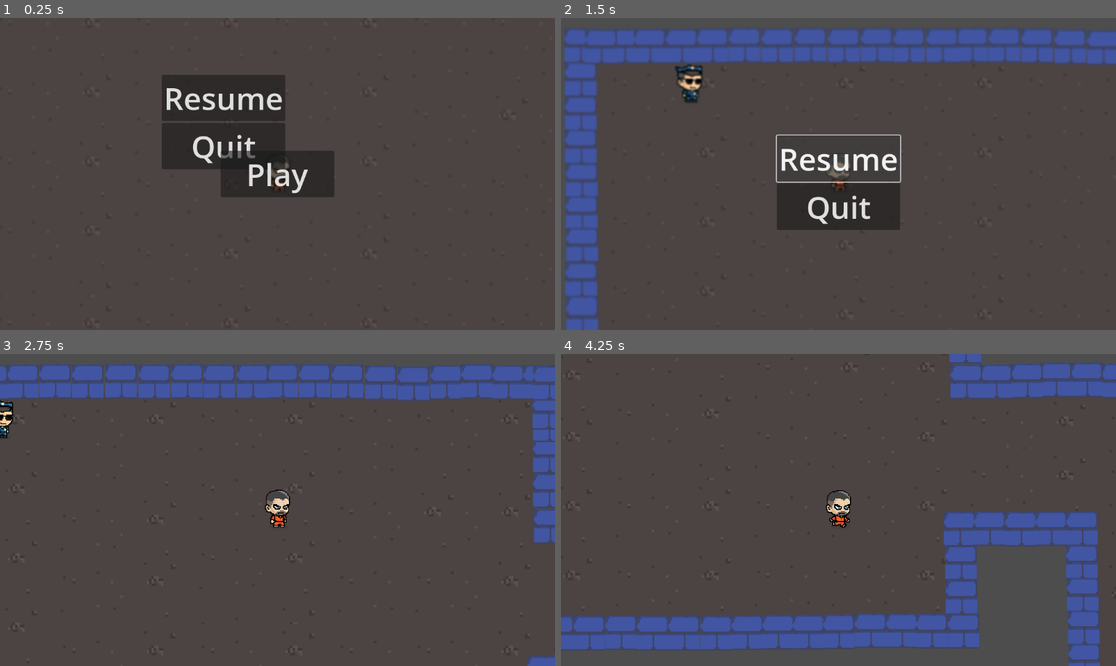
Above: before the commit, frames 1-4 (two rows, left to right).
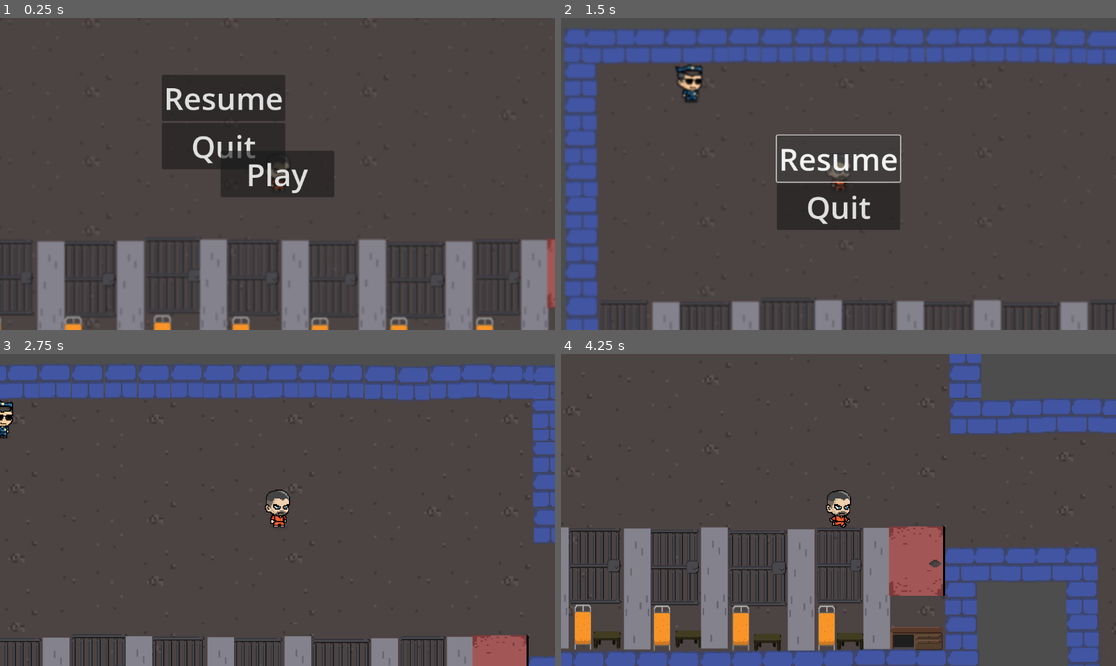
Above: after the commit, the same moments.

Repository: PrisonEscapeGame/main
Game: Godot game, scene res://main.tscn
The game is run twice, just before and just after one commit, with the same random seed, the same clock (stepped at 60 frames per second) and the same inputs.
Inputs (mouse positions are in pixels of both pictures, inside the frame that each line leads up to):
- Up to frame 1 (0.25 s): no input
- Up to frame 2 (1.5 s): click "Play" at 0.5 s; click "Resume" at 1.25 s
- Up to frame 3 (2.75 s): tap Enter at 2 s; move the mouse to (399, 494) at 2.02 s; hold D (move_right) from 2.03 s (still down)
- Up to frame 4 (4.25 s): move the mouse to (727, 525) at 2.77 s; release D (move_right) at 2.78 s; hold S (move_down) 2.78-3.53 s; move the mouse to (894, 441) at 3.52 s; hold D (move_right) from 3.53 s (still down)

The runs differ from the first frame. In frame 1, 12% of the frame differs, in the area x 0-100%, y 70-100%; in frame 2, 3.1%; in frame 3, 4.8%; in frame 4, 33%, in the area x 0-100%, y 1-100%.

Commit message:
lisätty sellejä

Diff:
--- a/level.tscn
+++ b/level.tscn
@@ -1,7 +1,14 @@
-[gd_scene load_steps=14 format=3 uid="uid://cpj6yun1a51ru"]
+[gd_scene load_steps=22 format=3 uid="uid://cpj6yun1a51ru"]
 
 [ext_resource type="Texture2D" uid="uid://djw3xjv12ylo8" path="res://assets/wallblue.png" id="2_ebim8"]
 [ext_resource type="Texture2D" uid="uid://bqynos0aqhmhy" path="res://assets/doorblue.png" id="3_0aj02"]
+[ext_resource type="Texture2D" uid="uid://5d5dqqfr42ms" path="res://assets/celldoor2.png" id="3_uy6e5"]
+[ext_resource type="Texture2D" uid="uid://dqa35h7etqcbj" path="res://assets/bed.png" id="4_xopmn"]
+[ext_resource type="Texture2D" uid="uid://b1xd48s364m0g" path="res://assets/table1.png" id="5_xfx3a"]
+[ext_resource type="Texture2D" uid="uid://cgp7b7rrjk0y" path="res://assets/panel.png" id="6_v2v63"]
+[ext_resource type="Texture2D" uid="uid://bcxab00w0wctb" path="res://assets/key.png" id="7_mq1q2"]
+[ext_resource type="Texture2D" uid="uid://durms7lnyoqdb" path="res://assets/officedoorred.png" id="8_5wyuw"]
+[ext_resource type="Texture2D" uid="uid://cxt7yir8nxq7k" path="res://assets/desk.png" id="9_4k1m2"]
 
 [sub_resource type="RectangleShape2D" id="RectangleShape2D_3x7bx"]
 size = Vector2(69, 901.875)
@@ -35,6 +42,9 @@
 
 [sub_resource type="RectangleShape2D" id="RectangleShape2D_v3hwp"]
 size = Vector2(137, 71)
+
+[sub_resource type="RectangleShape2D" id="RectangleShape2D_pg3na"]
+size = Vector2(1057, 254)
 
 [node name="Level" type="Node2D"]
 
@@ -617,3 +627,165 @@
 [node name="CollisionShape2D4" type="CollisionShape2D" parent="BottomWallStaticBody"]
 position = Vector2(967.5, 375)
 shape = SubResource("RectangleShape2D_v3hwp")
+
+[node name="Sprite2D" type="Sprite2D" parent="."]
+position = Vector2(123, 645.25)
+scale = Vector2(0.151976, 0.136404)
+texture = ExtResource("3_uy6e5")
+
+[node name="Sprite2D2" type="Sprite2D" parent="."]
+position = Vector2(1137, 645)
+scale = Vector2(0.142857, 0.137719)
+texture = ExtResource("3_uy6e5")
+
+[node name="Sprite2D3" type="Sprite2D" parent="."]
+position = Vector2(967.5, 651)
+scale = Vector2(0.183891, 0.137719)
+texture = ExtResource("3_uy6e5")
+
+[node name="Sprite2D4" type="Sprite2D" parent="."]
+position = Vector2(794.5, 649)
+scale = Vector2(0.156535, 0.137719)
+texture = ExtResource("3_uy6e5")
+
+[node name="Sprite2D5" type="Sprite2D" parent="."]
+position = Vector2(629.5, 646)
+scale = Vector2(0.165654, 0.137719)
+texture = ExtResource("3_uy6e5")
+
+[node name="Sprite2D6" type="Sprite2D" parent="."]
+position = Vector2(465.5, 641)
+scale = Vector2(0.177812, 0.137719)
+texture = ExtResource("3_uy6e5")
+
+[node name="Sprite2D7" type="Sprite2D" parent="."]
+position = Vector2(289.5, 649)
+scale = Vector2(0.168693, 0.137719)
+texture = ExtResource("3_uy6e5")
+
+[node name="Sprite2D8" type="Sprite2D" parent="."]
+position = Vector2(88, 771)
+scale = Vector2(0.0703125, 0.10596)
+texture = ExtResource("4_xopmn")
+
+[node name="Sprite2D13" type="Sprite2D" parent="."]
+position = Vector2(1110, 775)
+scale = Vector2(0.0703125, 0.10596)
+texture = ExtResource("4_xopmn")
+
+[node name="Sprite2D14" type="Sprite2D" parent="."]
+position = Vector2(932, 775)
+scale = Vector2(0.0703125, 0.10596)
+texture = ExtResource("4_xopmn")
+
+[node name="Sprite2D15" type="Sprite2D" parent="."]
+position = Vector2(768, 775)
+scale = Vector2(0.0703125, 0.10596)
+texture = ExtResource("4_xopmn")
+
+[node name="Sprite2D16" type="Sprite2D" parent="."]
+position = Vector2(604, 773)
+scale = Vector2(0.0703125, 0.10596)
+texture = ExtResource("4_xopmn")
+
+[node name="Sprite2D17" type="Sprite2D" parent="."]
+position = Vector2(441, 770)
+scale = Vector2(0.0703125, 0.10596)
+texture = ExtResource("4_xopmn")
+
+[node name="Table6" type="Sprite2D" parent="Sprite2D17"]
+position = Vector2(7765.33, 330.312)
+scale = Vector2(1.09329, 0.734377)
+texture = ExtResource("5_xfx3a")
+
+[node name="Sprite2D18" type="Sprite2D" parent="."]
+position = Vector2(256, 773)
+scale = Vector2(0.0703125, 0.10596)
+texture = ExtResource("4_xopmn")
+
+[node name="Table1" type="Sprite2D" parent="."]
+position = Vector2(140, 802)
+scale = Vector2(0.0768717, 0.0778148)
+texture = ExtResource("5_xfx3a")
+
+[node name="Table5" type="Sprite2D" parent="."]
+position = Vector2(1159, 803)
+scale = Vector2(0.0768717, 0.0778148)
+texture = ExtResource("5_xfx3a")
+
+[node name="Table7" type="Sprite2D" parent="."]
+position = Vector2(824, 798)
+scale = Vector2(0.0768717, 0.0778148)
+texture = ExtResource("5_xfx3a")
+
+[node name="Table8" type="Sprite2D" parent="."]
+position = Vector2(654, 800)
+scale = Vector2(0.0768717, 0.0778148)
+texture = ExtResource("5_xfx3a")
+
+[node name="Table9" type="Sprite2D" parent="."]
+position = Vector2(488, 800)
+scale = Vector2(0.0768717, 0.0778148)
+texture = ExtResource("5_xfx3a")
+
+[node name="Table10" type="Sprite2D" parent="."]
+position = Vector2(306, 800)
+scale = Vector2(0.0768717, 0.0778148)
+texture = ExtResource("5_xfx3a")
+
+[node name="Sprite2D9" type="Sprite2D" parent="."]
+position = Vector2(210, 696)
+scale = Vector2(0.252252, 1.07553)
+texture = ExtResource("6_v2v63")
+
+[node name="Sprite2D21" type="Sprite2D" parent="."]
+position = Vector2(1214, 693)
+scale = Vector2(0.252252, 1.07553)
+texture = ExtResource("6_v2v63")
+
+[node name="Sprite2D10" type="Sprite2D" parent="."]
+position = Vector2(1057, 696)
+scale = Vector2(0.252252, 1.07553)
+texture = ExtResource("6_v2v63")
+
+[node name="Sprite2D11" type="Sprite2D" parent="."]
+position = Vector2(877, 692)
+scale = Vector2(0.252252, 1.07553)
+texture = ExtResource("6_v2v63")
+
+[node name="Sprite2D12" type="Sprite2D" parent="."]
+position = Vector2(717, 694)
+scale = Vector2(0.252252, 1.07553)
+texture = ExtResource("6_v2v63")
+
+[node name="Sprite2D19" type="Sprite2D" parent="."]
+position = Vector2(547, 692)
+scale = Vector2(0.252252, 1.07553)
+texture = ExtResource("6_v2v63")
+
+[node name="Sprite2D20" type="Sprite2D" parent="."]
+position = Vector2(375, 695)
+scale = Vector2(0.252252, 1.07553)
+texture = ExtResource("6_v2v63")
+
+[node name="Key" type="Sprite2D" parent="."]
+position = Vector2(1917, 1179)
+scale = Vector2(0.0963489, 0.177419)
+texture = ExtResource("7_mq1q2")
+
+[node name="Officedoorred" type="Sprite2D" parent="."]
+position = Vector2(1298, 636)
+scale = Vector2(0.210598, 0.13476)
+texture = ExtResource("8_5wyuw")
+
+[node name="Desk" type="Sprite2D" parent="."]
+position = Vector2(1297, 797)
+scale = Vector2(0.116631, 0.0807951)
+texture = ExtResource("9_4k1m2")
+
+[node name="StaticBody2D" type="StaticBody2D" parent="."]
+position = Vector2(212, 694)
+
+[node name="CollisionShape2D" type="CollisionShape2D" parent="StaticBody2D"]
+position = Vector2(499.5, 0)
+shape = SubResource("RectangleShape2D_pg3na")
